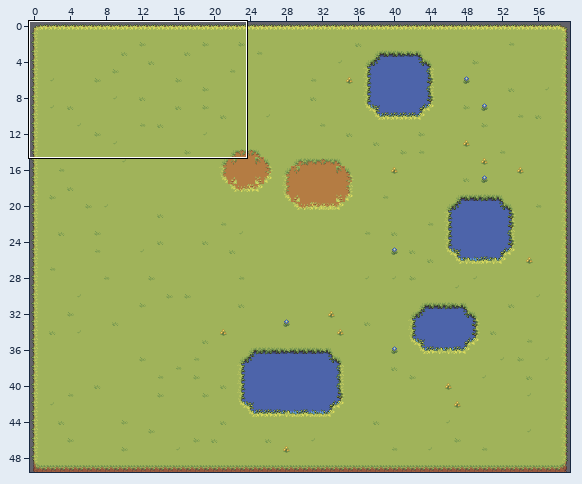
A Tiled map (JSON) gets an edit: src/assets/tilemaps/generated/1-1.tmj. The first picture is a wide view before the edit; the outline marks the close-up.
Close-up. As it was:
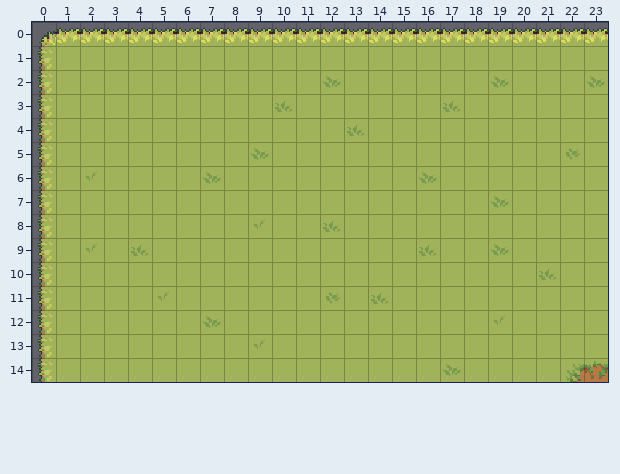
Cells are 16x16 px. Shown: x 0..23, y 0..14. The commit also changed other parts of the map, which this record leaves out.
The same view after the edit:
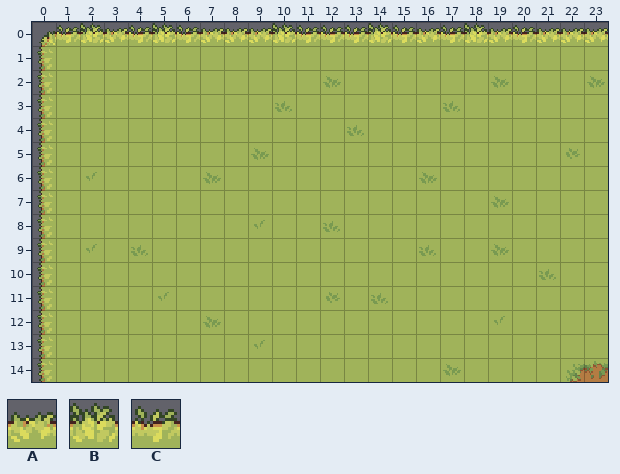
Key: from "ground_grasss": A 25, B 27, C 28.
_ is an empty cell, . an unchanged one.
From old to new:
--- layer "Base"
@@ x 1..20 @@
- 0 AA.AAA...AAAAAA.AA.A
+ 0 CB.CBC...BCCCBC.CB.C
